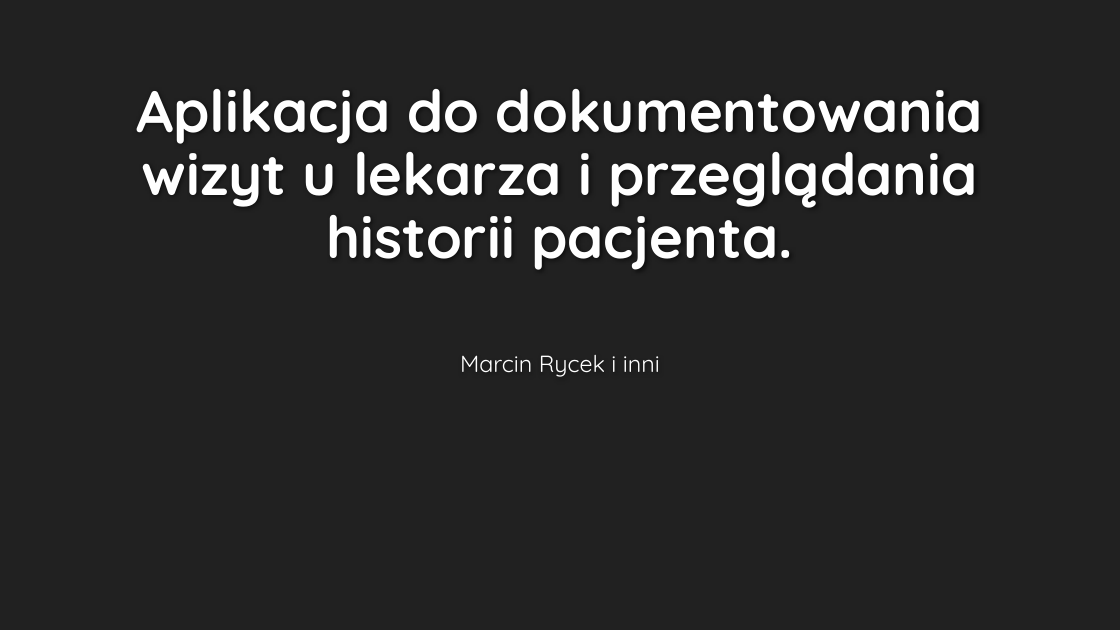
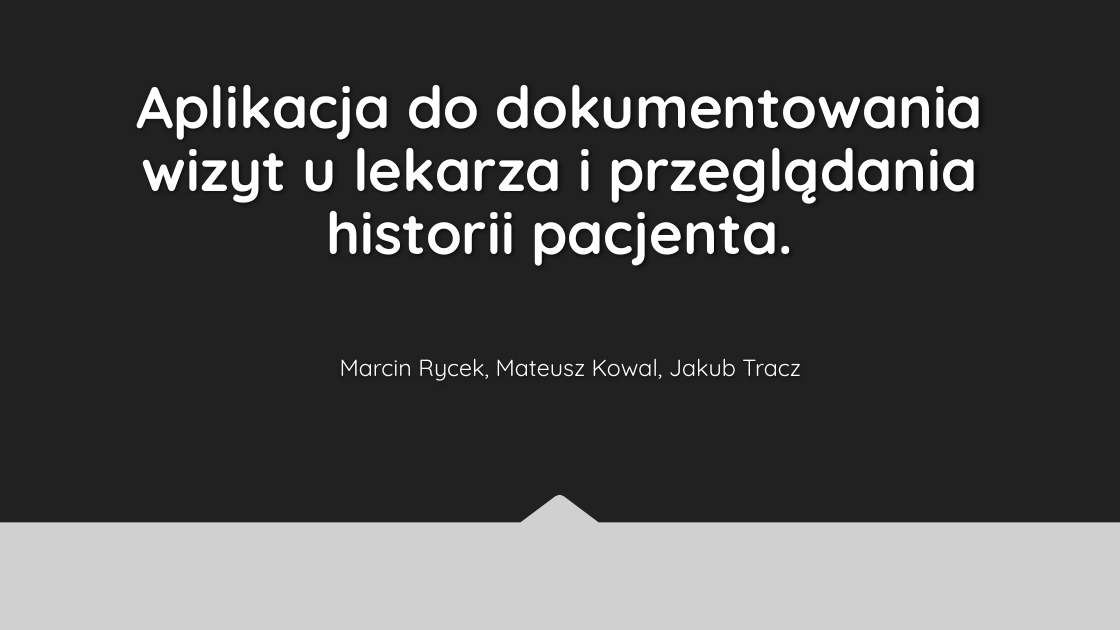
Before and after one commit to MarcinRycek/Medical-IT-Systems, a slide deck: slide 1 of Knoiec.pptx. Drawn at 1120x630 pixels with LibreOffice and Linux fonts; fonts in the diff are those of the drawing; grey boxes stand for pictures; background and template pictures are left out. Boxes give left, top, right and bottom in pixels: in the first picture for what was removed or moved away, otherwise in the second. Text is boxed around its words. In the diff, an @@ line names an element or a change of style, - is before the commit and + after.

```diff
--- a/Knoiec.pptx
+++ b/Knoiec.pptx
@@ title "Aplikacja do dokumentowania wizyt u ..." moved from (x1=136, y1=89, x2=983, y2=270) to (x1=136, y1=85, x2=983, y2=266) @@
@@ subtitle at (x1=340, y1=359, x2=801, y2=381): text changed @@
-Marcin Rycek i inni
+Marcin Rycek, Mateusz Kowal, Jakub Tracz
@@ picture added at (x1=0, y1=495, x2=1120, y2=630) @@
```
Also in this commit, not shown: 7 other slides changed, 1 slide added, 1 slide removed.
